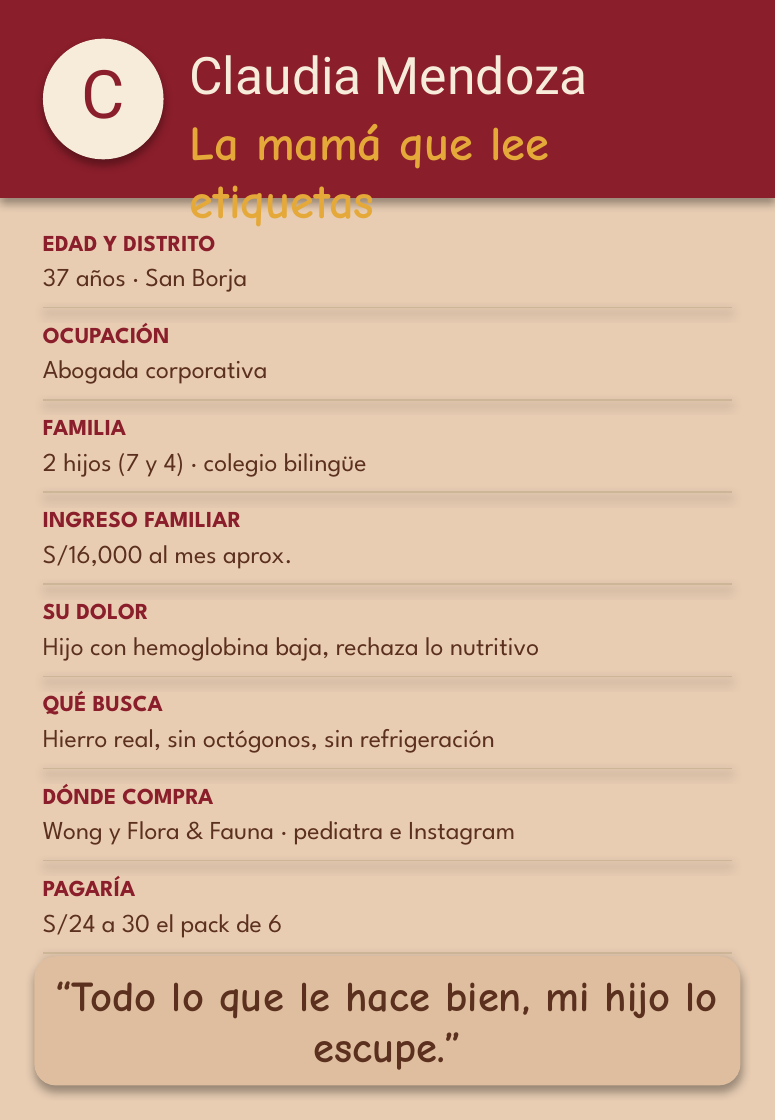
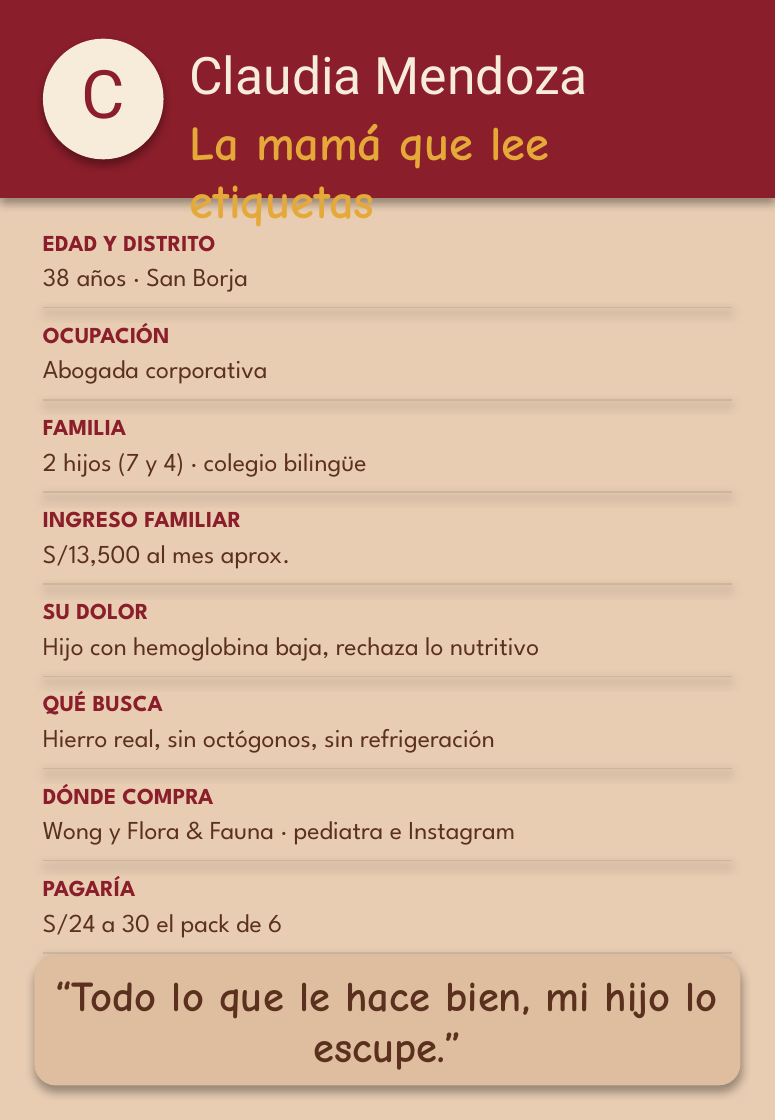
Before and after one commit to Darknow-web/Desarrollo-y-lanzamiento-de-producto-y-marca, a slide deck: slide 1 of assets/buyer-personas/fichas_buyer_persona_editable_canva.pptx. Drawn at 775x1120 pixels with LibreOffice and Linux fonts; fonts in the diff are those of the drawing. Boxes give left, top, right and bottom in pixels: in the first picture for what was removed or moved away, otherwise in the second. Text is boxed around its words. In the diff, an @@ line names an element or a change of style, - is before the commit and + after.

```diff
--- a/assets/buyer-personas/fichas_buyer_persona_editable_canva.pptx
+++ b/assets/buyer-personas/fichas_buyer_persona_editable_canva.pptx
@@ text at (43, 268, 248, 292): text changed @@
-37 años · San Borja
+38 años · San Borja
@@ text at (43, 545, 290, 569): text changed @@
-S/16,000 al mes aprox.
+S/13,500 al mes aprox.
```
Also in this commit, not shown: 1 other slide changed, 4 other files.
